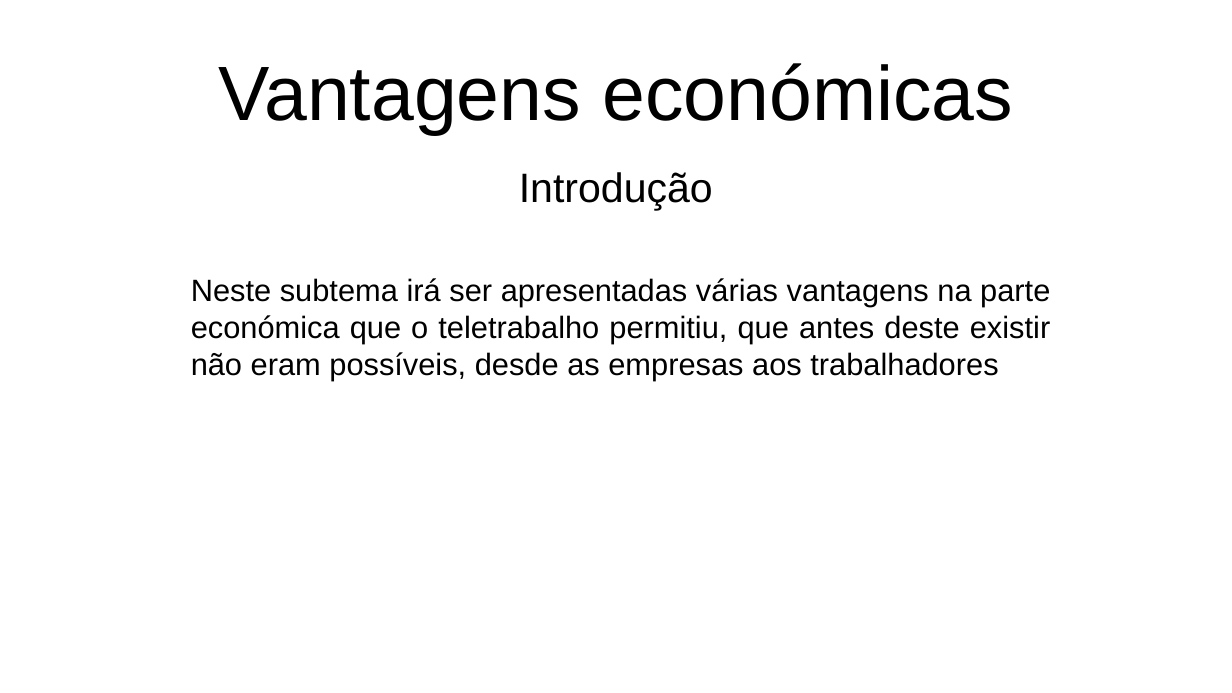
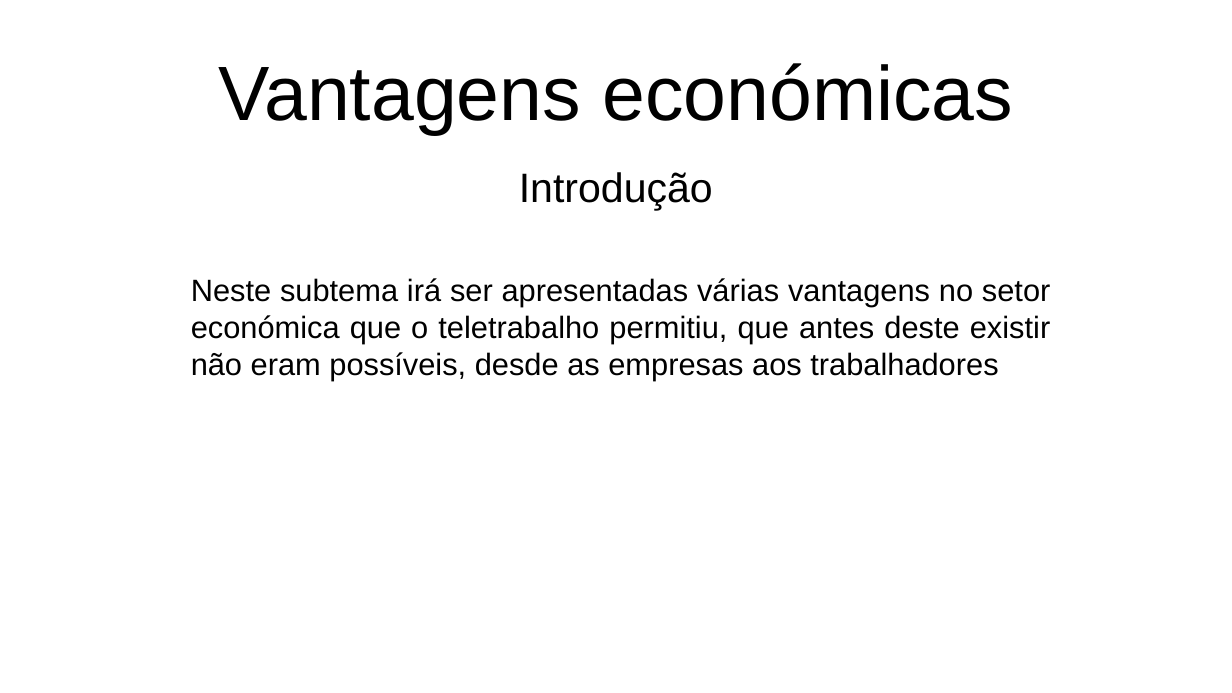
Before and after one commit to GabrielMCS01/CTI-TP, a slide deck: slide 1 of VantagensEconomicas.pptx. Drawn at 1232x693 pixels with LibreOffice and Linux fonts; fonts in the diff are those of the drawing; background and template pictures are left out. Boxes give left, top, right and bottom in pixels: in the first picture for what was removed or moved away, otherwise in the second. Text is boxed around its words. In the diff, an @@ line names an element or a change of style, - is before the commit and + after.

```diff
--- a/VantagensEconomicas.pptx
+++ b/VantagensEconomicas.pptx
@@ text at <box>191,278,1050,380</box>: text changed @@
-Neste subtema irá ser apresentadas várias vantagens na parte económica que o teletrabalho permitiu, que antes deste existir não eram possíveis, desde as empresas aos trabalhadores
+Neste subtema irá ser apresentadas várias vantagens no setor económica que o teletrabalho permitiu, que antes deste existir não eram possíveis, desde as empresas aos trabalhadores
```
Also in this commit, not shown: 3 other slides changed, 1 other file.
